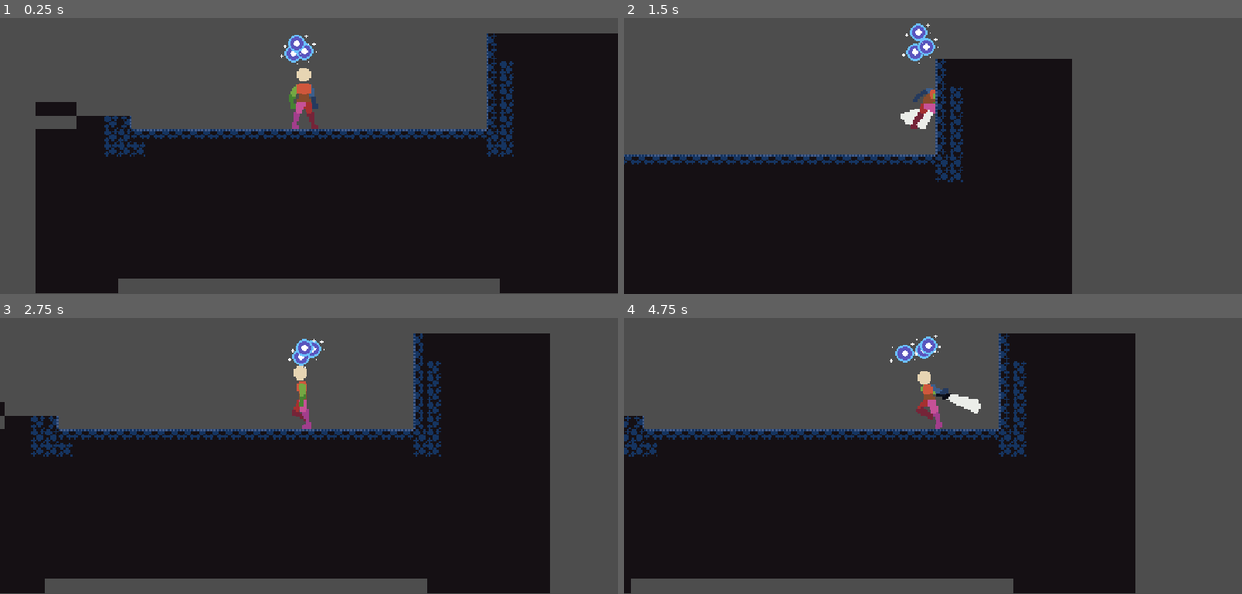
Above: before the commit, frames 1-4 (two rows, left to right).
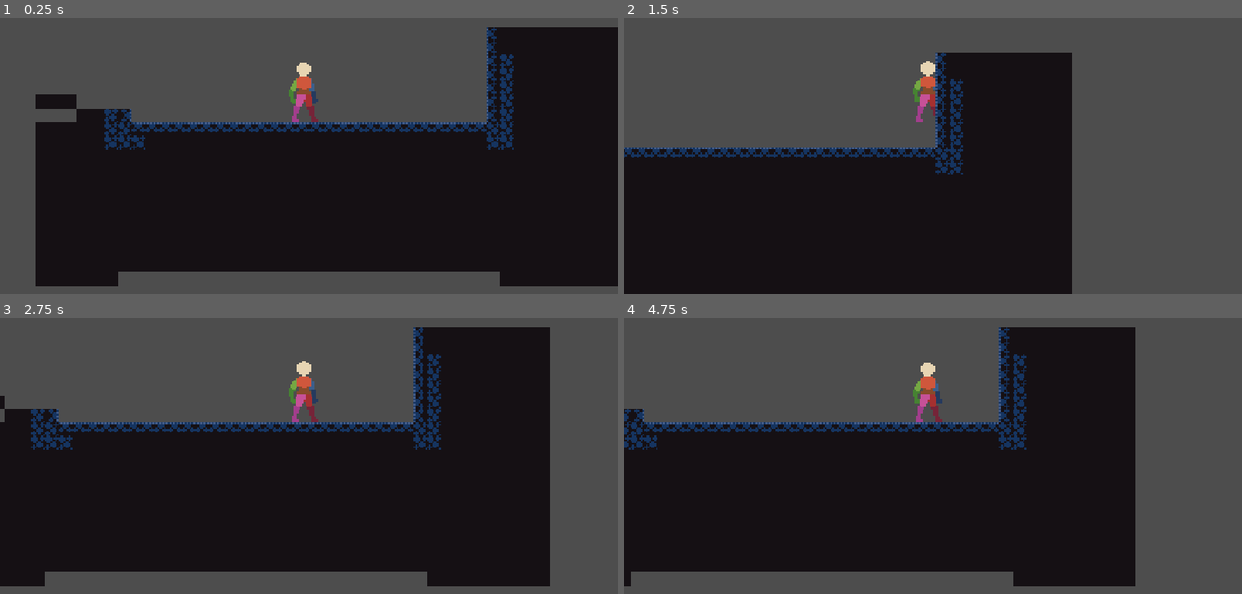
Above: after the commit, the same moments.

Repository: Timi865/Microvania
Game: Godot game, scene res://Scenes/game.tscn
Two runs of this game, one before a commit and one after it. Both use one fixed random seed, a clock stepped at 60 frames per second and the inputs below.
Inputs:
- Up to frame 1 (0.25 s): no input
- Up to frame 2 (1.5 s): hold X (Attack) 0.53-1.28 s; hold Right (Move_right) from 0.53 s (still down); tap Space (Jump) at 0.77, 1.07 s; tap C (dash) at 0.8, 1.35 s
- Up to frame 3 (2.75 s): tap Space (Jump) at 1.52, 1.55, 1.82, 2.1 s; release Right (Move_right) at 2.03 s; hold Left (Move_left) from 2.03 s (still down); hold X (Attack) from 2.03 s (still down)
- Up to frame 4 (4.75 s): release Left (Move_left) at 2.78 s; release X (Attack) at 2.78 s; hold Right (Move_right) 2.78-4.28 s; tap X (Attack) at 2.85, 4.55 s; tap Space (Jump) at 3.02, 3.32, 3.77, 3.8, 4.07, 4.52 s; tap C (dash) at 3.05, 3.6 s; hold Left (Move_left) from 4.28 s (still down); tap E (orb_throw) at 4.35 s

The runs differ from the first frame. In frame 1, 8.4% of the frame differs, in the area x 5-100%, y 3-100%; in frame 2, 4.9%; in frame 3, 7.9%; in frame 4, 7.8%.

Commit message:
Conversion From AnimSprite2D to AnimPlayer
Set up Sprite2D and AnimPlayer nodes for future AnimTree Use. Using a different Sprite Sheet for each animation so i am keyframing both the Texture and Hframes property for each separate animation in the AnimPlayer

Diff:
--- a/Scenes/Player.tscn
+++ b/Scenes/Player.tscn
@@ -4,7 +4,311 @@
 [ext_resource type="Texture2D" uid="uid://bpm8pbjdps646" path="res://Art/Sword Character Prototype_All Frames.png" id="2_5ixxa"]
 [ext_resource type="PackedScene" uid="uid://buykxegc7cjpf" path="res://Scenes/orb.tscn" id="2_88kja"]
 [ext_resource type="Script" uid="uid://sm5x5uuno8db" path="res://Scripts/orb_manager.gd" id="2_it8n0"]
+[ext_resource type="Texture2D" uid="uid://kcx6dijvkddy" path="res://PlayerArt/Prototype Character-Idle-100ms.png" id="2_ksbbd"]
 [ext_resource type="Texture2D" uid="uid://dwwlpbyvwuj7g" path="res://Art/Prototype Character_All Frames.png" id="3_5ixxa"]
+[ext_resource type="Texture2D" uid="uid://bqjn4gnf1e436" path="res://PlayerArt/Prototype Character-Idle to Run.png" id="3_glx4g"]
+[ext_resource type="Texture2D" uid="uid://dty4cuu58g8wt" path="res://PlayerArt/Prototype Character-Idle to Walk.png" id="4_miouo"]
+[ext_resource type="Texture2D" uid="uid://gpapbq887ft2" path="res://PlayerArt/Prototype Character-Jump.png" id="5_o3h8g"]
+[ext_resource type="Texture2D" uid="uid://bm8cpnc5klmp5" path="res://PlayerArt/Prototype Character-Land-70ms.png" id="6_1e7my"]
+[ext_resource type="Texture2D" uid="uid://be6m22bvae6xh" path="res://PlayerArt/Prototype Character-Walk-100ms.png" id="7_arntx"]
+
+[sub_resource type="Animation" id="Animation_lslt6"]
+resource_name = "IDLE"
+length = 0.7
+loop_mode = 1
+step = 0.1
+tracks/0/type = "value"
+tracks/0/imported = false
+tracks/0/enabled = true
+tracks/0/path = NodePath("Sprite2D:frame")
+tracks/0/interp = 1
+tracks/0/loop_wrap = true
+tracks/0/keys = {
+"times": PackedFloat32Array(0, 0.1, 0.2, 0.3, 0.4, 0.5, 0.6, 0.7),
+"transitions": PackedFloat32Array(1, 1, 1, 1, 1, 1, 1, 1),
+"update": 1,
+"values": [0, 1, 2, 3, 4, 5, 6, 7]
+}
+tracks/1/type = "value"
+tracks/1/imported = false
+tracks/1/enabled = true
+tracks/1/path = NodePath("Sprite2D:texture")
+tracks/1/interp = 1
+tracks/1/loop_wrap = true
+tracks/1/keys = {
+"times": PackedFloat32Array(0, 0.7),
+"transitions": PackedFloat32Array(1, 1),
+"update": 1,
+"values": [ExtResource("2_ksbbd"), ExtResource("2_ksbbd")]
+}
+tracks/2/type = "value"
+tracks/2/imported = false
+tracks/2/enabled = true
+tracks/2/path = NodePath("Sprite2D:hframes")
+tracks/2/interp = 1
+tracks/2/loop_wrap = true
+tracks/2/keys = {
+"times": PackedFloat32Array(0, 0.7),
+"transitions": PackedFloat32Array(1, 1),
+"update": 1,
+"values": [8, 8]
+}
+
+[sub_resource type="Animation" id="Animation_ulo2v"]
+resource_name = "IDLE to RUN"
+length = 0.3
+step = 0.1
+tracks/0/type = "value"
+tracks/0/imported = false
+tracks/0/enabled = true
+tracks/0/path = NodePath("Sprite2D:texture")
+tracks/0/interp = 1
+tracks/0/loop_wrap = true
+tracks/0/keys = {
+"times": PackedFloat32Array(0, 0.3),
+"transitions": PackedFloat32Array(1, 1),
+"update": 1,
+"values": [ExtResource("3_glx4g"), ExtResource("3_glx4g")]
+}
+tracks/1/type = "value"
+tracks/1/imported = false
+tracks/1/enabled = true
+tracks/1/path = NodePath("Sprite2D:frame")
+tracks/1/interp = 1
+tracks/1/loop_wrap = true
+tracks/1/keys = {
+"times": PackedFloat32Array(0, 0.1, 0.2),
+"transitions": PackedFloat32Array(1, 1, 1),
+"update": 1,
+"values": [0, 1, 2]
+}
+tracks/2/type = "value"
+tracks/2/imported = false
+tracks/2/enabled = true
+tracks/2/path = NodePath("Sprite2D:hframes")
+tracks/2/interp = 1
+tracks/2/loop_wrap = true
+tracks/2/keys = {
+"times": PackedFloat32Array(0, 0.3),
+"transitions": PackedFloat32Array(1, 1),
+"update": 1,
+"values": [3, 3]
+}
+
+[sub_resource type="Animation" id="Animation_1iu4k"]
+resource_name = "IDLE to WALK"
+length = 0.3
+step = 0.1
+tracks/0/type = "value"
+tracks/0/imported = false
+tracks/0/enabled = true
+tracks/0/path = NodePath("Sprite2D:texture")
+tracks/0/interp = 1
+tracks/0/loop_wrap = true
+tracks/0/keys = {
+"times": PackedFloat32Array(0, 0.3),
+"transitions": PackedFloat32Array(1, 1),
+"update": 1,
+"values": [ExtResource("4_miouo"), ExtResource("4_miouo")]
+}
+tracks/1/type = "value"
+tracks/1/imported = false
+tracks/1/enabled = true
+tracks/1/path = NodePath("Sprite2D:frame")
+tracks/1/interp = 1
+tracks/1/loop_wrap = true
+tracks/1/keys = {
+"times": PackedFloat32Array(0, 0.1, 0.2),
+"transitions": PackedFloat32Array(1, 1, 1),
+"update": 1,
+"values": [0, 1, 2]
+}
+tracks/2/type = "value"
+tracks/2/imported = false
+tracks/2/enabled = true
+tracks/2/path = NodePath("Sprite2D:hframes")
+tracks/2/interp = 1
+tracks/2/loop_wrap = true
+tracks/2/keys = {
+"times": PackedFloat32Array(0, 0.3),
+"transitions": PackedFloat32Array(1, 1),
+"update": 1,
+"values": [3, 3]
+}
+
+[sub_resource type="Animation" id="Animation_m0x7a"]
+resource_name = "JUMP"
+length = 0.3
+step = 0.1
+tracks/0/type = "value"
+tracks/0/imported = false
+tracks/0/enabled = true
+tracks/0/path = NodePath("Sprite2D:texture")
+tracks/0/interp = 1
+tracks/0/loop_wrap = true
+tracks/0/keys = {
+"times": PackedFloat32Array(0, 0.3),
+"transitions": PackedFloat32Array(1, 1),
+"update": 1,
+"values": [ExtResource("5_o3h8g"), ExtResource("5_o3h8g")]
+}
+tracks/1/type = "value"
+tracks/1/imported = false
+tracks/1/enabled = true
+tracks/1/path = NodePath("Sprite2D:frame")
+tracks/1/interp = 1
+tracks/1/loop_wrap = true
+tracks/1/keys = {
+"times": PackedFloat32Array(0, 0.1, 0.2),
+"transitions": PackedFloat32Array(1, 1, 1),
+"update": 1,
+"values": [0, 1, 2]
+}
+tracks/2/type = "value"
+tracks/2/imported = false
+tracks/2/enabled = true
+tracks/2/path = NodePath("Sprite2D:hframes")
+tracks/2/interp = 1
+tracks/2/loop_wrap = true
+tracks/2/keys = {
+"times": PackedFloat32Array(0, 0.3),
+"transitions": PackedFloat32Array(1, 1),
+"update": 1,
+"values": [3, 3]
+}
+
+[sub_resource type="Animation" id="Animation_5v66d"]
+resource_name = "LAND"
+length = 0.6
+step = 0.1
+tracks/0/type = "value"
+tracks/0/imported = false
+tracks/0/enabled = true
+tracks/0/path = NodePath("Sprite2D:texture")
+tracks/0/interp = 1
+tracks/0/loop_wrap = true
+tracks/0/keys = {
+"times": PackedFloat32Array(0, 0.6),
+"transitions": PackedFloat32Array(1, 1),
+"update": 1,
+"values": [ExtResource("6_1e7my"), ExtResource("6_1e7my")]
+}
+tracks/1/type = "value"
+tracks/1/imported = false
+tracks/1/enabled = true
+tracks/1/path = NodePath("Sprite2D:frame")
+tracks/1/interp = 1
+tracks/1/loop_wrap = true
+tracks/1/keys = {
+"times": PackedFloat32Array(0, 0.1, 0.2, 0.3, 0.4, 0.5),
+"transitions": PackedFloat32Array(1, 1, 1, 1, 1, 1),
+"update": 1,
+"values": [0, 1, 2, 3, 4, 5]
+}
+tracks/2/type = "value"
+tracks/2/imported = false
+tracks/2/enabled = true
+tracks/2/path = NodePath("Sprite2D:hframes")
+tracks/2/interp = 1
+tracks/2/loop_wrap = true
+tracks/2/keys = {
+"times": PackedFloat32Array(0, 0.6),
+"transitions": PackedFloat32Array(1, 1),
+"update": 1,
+"values": [6, 6]
+}
+
+[sub_resource type="Animation" id="Animation_x63xi"]
+length = 0.001
+tracks/0/type = "value"
+tracks/0/imported = false
+tracks/0/enabled = true
+tracks/0/path = NodePath("Sprite2D:frame")
+tracks/0/interp = 1
+tracks/0/loop_wrap = true
+tracks/0/keys = {
+"times": PackedFloat32Array(0),
+"transitions": PackedFloat32Array(1),
+"update": 1,
+"values": [0]
+}
+tracks/1/type = "value"
+tracks/1/imported = false
+tracks/1/enabled = true
+tracks/1/path = NodePath("Sprite2D:texture")
+tracks/1/interp = 1
+tracks/1/loop_wrap = true
+tracks/1/keys = {
+"times": PackedFloat32Array(0),
+"transitions": PackedFloat32Array(1),
+"update": 1,
+"values": [ExtResource("2_ksbbd")]
+}
+tracks/2/type = "value"
+tracks/2/imported = false
+tracks/2/enabled = true
+tracks/2/path = NodePath("Sprite2D:hframes")
+tracks/2/interp = 1
+tracks/2/loop_wrap = true
+tracks/2/keys = {
+"times": PackedFloat32Array(0),
+"transitions": PackedFloat32Array(1),
+"update": 1,
+"values": [8]
+}
+
+[sub_resource type="Animation" id="Animation_i2e8t"]
+resource_name = "RUN"
+length = 0.7
+loop_mode = 1
+step = 0.1
+tracks/0/type = "value"
+tracks/0/imported = false
+tracks/0/enabled = true
+tracks/0/path = NodePath("Sprite2D:texture")
+tracks/0/interp = 1
+tracks/0/loop_wrap = true
+tracks/0/keys = {
+"times": PackedFloat32Array(0, 0.7),
+"transitions": PackedFloat32Array(1, 1),
+"update": 1,
+"values": [ExtResource("7_arntx"), ExtResource("7_arntx")]
+}
+tracks/1/type = "value"
+tracks/1/imported = false
+tracks/1/enabled = true
+tracks/1/path = NodePath("Sprite2D:frame")
+tracks/1/interp = 1
+tracks/1/loop_wrap = true
+tracks/1/keys = {
+"times": PackedFloat32Array(0, 0.1, 0.2, 0.3, 0.4, 0.5, 0.6, 0.7),
+"transitions": PackedFloat32Array(1, 1, 1, 1, 1, 1, 1, 1),
+"update": 1,
+"values": [0, 1, 2, 3, 4, 5, 6, 7]
+}
+tracks/2/type = "value"
+tracks/2/imported = false
+tracks/2/enabled = true
+tracks/2/path = NodePath("Sprite2D:hframes")
+tracks/2/interp = 1
+tracks/2/loop_wrap = true
+tracks/2/keys = {
+"times": PackedFloat32Array(0, 0.7),
+"transitions": PackedFloat32Array(1, 1),
+"update": 1,
+"values": [8, 8]
+}
+
+[sub_resource type="AnimationLibrary" id="AnimationLibrary_qidb7"]
+_data = {
+&"IDLE": SubResource("Animation_lslt6"),
+&"IDLE to RUN": SubResource("Animation_ulo2v"),
+&"IDLE to WALK": SubResource("Animation_1iu4k"),
+&"JUMP": SubResource("Animation_m0x7a"),
+&"LAND": SubResource("Animation_5v66d"),
+&"RESET": SubResource("Animation_x63xi"),
+&"WALK": SubResource("Animation_i2e8t")
+}
 
 [sub_resource type="AtlasTexture" id="AtlasTexture_8flut"]
 atlas = ExtResource("2_5ixxa")
@@ -299,7 +603,7 @@
 }],
 "loop": 0,
 "name": &"AIR ATTACK",
-"speed": 35.0
+"speed": 30.0
 }, {
 "frames": [{
 "duration": 1.0,
@@ -475,13 +779,24 @@
 }]
 
 [sub_resource type="RectangleShape2D" id="RectangleShape2D_yw7hx"]
-size = Vector2(18.98936, 70.21277)
+size = Vector2(18.98936, 69.14894)
 
 [node name="Player" type="CharacterBody2D" unique_id=402479733]
 script = ExtResource("1_gntrk")
 DASH_TIME = 0.75
 
+[node name="Sprite2D" type="Sprite2D" parent="." unique_id=971866061]
+texture_filter = 1
+position = Vector2(0, -24)
+texture = ExtResource("2_ksbbd")
+hframes = 8
+
+[node name="AnimationPlayer" type="AnimationPlayer" parent="." unique_id=445907616]
+libraries/ = SubResource("AnimationLibrary_qidb7")
+autoplay = &"IDLE"
+
 [node name="AnimatedSprite2D" type="AnimatedSprite2D" parent="." unique_id=1033583767]
+visible = false
 texture_filter = 1
 position = Vector2(0, -20)
 sprite_frames = SubResource("SpriteFrames_yw7hx")
@@ -489,11 +804,12 @@
 autoplay = "IDLE"
 
 [node name="CollisionShape2D" type="CollisionShape2D" parent="." unique_id=469050356]
-position = Vector2(0, -12.5)
+position = Vector2(0, -16.25)
 scale = Vector2(0.47, 0.47)
 shape = SubResource("RectangleShape2D_yw7hx")
 
 [node name="OrbManager" type="Node2D" parent="." unique_id=285544787]
+visible = false
 position = Vector2(0, -12)
 script = ExtResource("2_it8n0")
 
@@ -513,5 +829,3 @@
 follow_speed = 9.0
 physics_reaction = 0.05
 float_height = 3.0
-
-[connection signal="animation_finished" from="AnimatedSprite2D" to="." method="_on_animated_sprite_2d_animation_finished"]
--- a/Scripts/Player.gd
+++ b/Scripts/Player.gd
@@ -63,36 +63,6 @@
 			can_dash = true
 
 
-	if dash_timer > 0.0:
-		$AnimatedSprite2D.play("DASH")
-
-	elif is_ground_attacking:
-		if attack_number == 1:
-			$AnimatedSprite2D.play("ATTACK1")
-		else:
-			$AnimatedSprite2D.play("ATTACK2")
-
-	elif is_air_attacking:
-		$AnimatedSprite2D.play("AIR ATTACK")
-
-	elif is_on_floor() and is_air_attacking:
-		is_air_attacking = false
-
-
-	elif not is_on_floor():
-		if velocity.y < 0:
-			$AnimatedSprite2D.play("JUMP")
-		else:
-			$AnimatedSprite2D.play("FALL")
-
-
-
-	elif x_input != 0:
-		$AnimatedSprite2D.play("WALK")
-
-	else:
-		$AnimatedSprite2D.play("IDLE")
-
 
 	move_and_slide()
 	#_animation(x_input)
@@ -119,47 +89,7 @@
 	velocity.y = 0
 	spawn_visual_timer = 0.0
 
-func _on_animated_sprite_2d_animation_finished() -> void:
-	if $AnimatedSprite2D.animation == "ATTACK1":
-		if Input.is_action_pressed("Attack"):
-			# Button is still held down, immediately play the next attack
-			attack_number = 2
-			$AnimatedSprite2D.play("ATTACK2")
-		else:
-			# Button was released, reset combo and stop attacking state
-			attack_number = 1
-			is_ground_attacking = false
 
-	elif $AnimatedSprite2D.animation == "ATTACK2":
-		if Input.is_action_pressed("Attack"):
-			# Button is still held down, loop back to the first attack
-			attack_number = 1
-			$AnimatedSprite2D.play("ATTACK1")
-		else:
-			# Button was released, reset combo and stop attacking state
-			attack_number = 1
-			is_ground_attacking = false
-
-	# Air attack logic
-	if $AnimatedSprite2D.animation in ["AIR ATTACK"]:
-		is_air_attacking = false
-
-
-func _input(event: InputEvent) -> void:
-	if event.is_action_pressed("Attack"):
-		if is_on_floor() and not is_ground_attacking:
-			is_ground_attacking = true
-			print("attacking")
-
-			if attack_number == 1:
-				$AnimatedSprite2D.play("ATTACK1")
-			else:
-				$AnimatedSprite2D.play("ATTACK2")
-
-		elif not is_on_floor() and not is_air_attacking:
-			is_air_attacking = true
-			print("air attacking")
-			$AnimatedSprite2D.play("AIR ATTACK")
 
 #func _spawn_dash_visual() -> void:
 	#var new_dash_visual: Sprite2D = DashVisual_preload.instantiate()
Binary file added: Art/Prototype_characterHORIZONTAL.png
Not shown, added: Art/Prototype_characterHORIZONTAL.png.import
Binary file added: PlayerArt/Die-70ms.png
Not shown, added: PlayerArt/Die-70ms.png.import
Binary file added: PlayerArt/Hurt-70ms.png
Not shown, added: PlayerArt/Hurt-70ms.png.import
Binary file added: PlayerArt/Prototype Character-Idle to Run.png
Not shown, added: PlayerArt/Prototype Character-Idle to Run.png.import
Binary file added: PlayerArt/Prototype Character-Idle to Walk.png
Not shown, added: PlayerArt/Prototype Character-Idle to Walk.png.import
Binary file added: PlayerArt/Prototype Character-Idle-100ms.png
Not shown, added: PlayerArt/Prototype Character-Idle-100ms.png.import
(and 18 more such lines)
